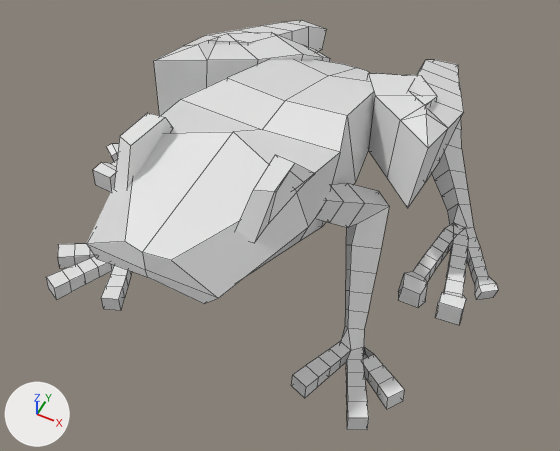
A saved change to the FBX model Assets/Models/justfrog.fbx.
Rendered twice from a 50 mm camera at (1.13, -3.12, 3.07) aimed at (0.01, -0.89, 0.28). The lights are fixed; the arrows at lower left show +X, +Y and +Z. Mesh edges are drawn as thin lines. Where no turn or scale is listed for an object, it has been applied to the vertices. Vertices at the same position are counted once.

Names of what the first picture shows: 'Arms', 'Body', 'Eyes', 'Legs'.
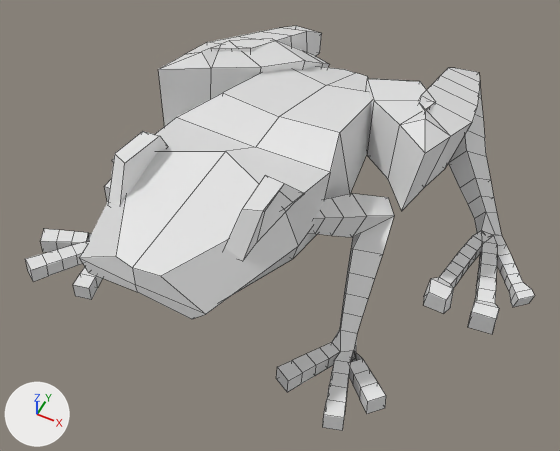
The change in detail:
me_cube_007 is used by ob_arms; location (-0.081, -0.817, 0.0).
me_cube_007 had 204 vertices, 196 faces and spanned x -0.93..0.93, y -0.78..0.22, z -0.01..0.68.
me_cube_007 now has 205 vertices, 196 faces and spans x -1.08..0.87, y -0.83..0.22, z -0.04..0.59.
me_cube_007 part 3: the loose piece of 102 vertices spanning x -0.93..-0.22, y -0.78..0.22, z -0.01..0.68 is rebuilt with 102 vertices and now spans x -1.08..-0.26, y -0.73..0.22, z -0.04..0.59.
me_cube_007 part 4: the loose piece of 102 vertices spanning x 0.22..0.93, y -0.78..0.22, z -0.01..0.68 is rebuilt with 102 vertices and now spans x 0.23..0.87, y -0.83..0.22, z -0.01..0.59.
me_cube_004 is used by ob_body; location (-0.081, -0.817, 0.0).
me_cube_004 had 50 vertices, 48 faces and spanned x -0.41..0.41, y -0.97..1.06, z 0.1..1.02.
me_cube_004 now has 50 vertices, 48 faces and spans x -0.44..0.38, y -0.99..1.07, z 0.05..0.92.
me_cube_004 part 1: 50 of 50 vertices moved; they spanned x -0.41..0.41, y -0.97..1.06, z 0.1..1.02 and now span x -0.44..0.38, y -0.99..1.07, z 0.05..0.92; mean shift (-0.02, -0.01, -0.07); largest move (0.0, -0.31, 0.48) -> (-0.02, -0.28, 0.36).
me_cube_005 is used by ob_legs; location (-0.081, -0.817, 0.0).
me_cube_005 had 368 vertices, 368 faces and spanned x -1.14..1.14, y -0.08..1.44, z -0.01..0.84.
me_cube_005 now has 368 vertices, 368 faces and spans x -1.05..1.3, y -0.14..1.46, z -0.02..0.81.
me_cube_005 part 5: 368 of 368 vertices moved; they spanned x -1.14..1.14, y -0.08..1.44, z -0.01..0.84 and now span x -1.05..1.3, y -0.14..1.46, z -0.02..0.81; mean shift (0.09, 0.0, -0.02); largest move (1.06, 0.15, -0.01) -> (1.23, 0.2, -0.02).
me_cube_006 has 24 vertices, 16 faces and spans x -0.365..0.365, y -0.731..-0.31, z 0.921..1.094.
me_cube_006 is used by ob_eyes; location (-0.081, -0.817, 0.0).
me_cube_006 part 2: the whole mesh is multiplied about its middle by the matrix ((1.0, 0.022, -0.001), (-0.022, 1.0, 0.02), (0.002, -0.02, 1.0)), then moved by (-0.033, -0.02, -0.096).

Pixel boxes [x1, y1, x2, y2] of what changed, in the pictures (560 x 451 px):
'Body', reshaped: before [87, 59, 374, 304]; after [79, 66, 371, 319]
'Legs', reshaped (6% wider): before [93, 20, 498, 325]; after [104, 26, 535, 334]
'Arms', reshaped: before [46, 183, 404, 430]; after [25, 193, 394, 431]
'Eyes', reshaped: before [114, 113, 315, 242]; after [108, 131, 304, 260]
part 3 of me_cube_007, rebuilt: before [46, 244, 132, 311]; after [25, 229, 103, 300]
part 4 of me_cube_007, rebuilt: before [292, 183, 404, 430]; after [276, 193, 394, 431]
